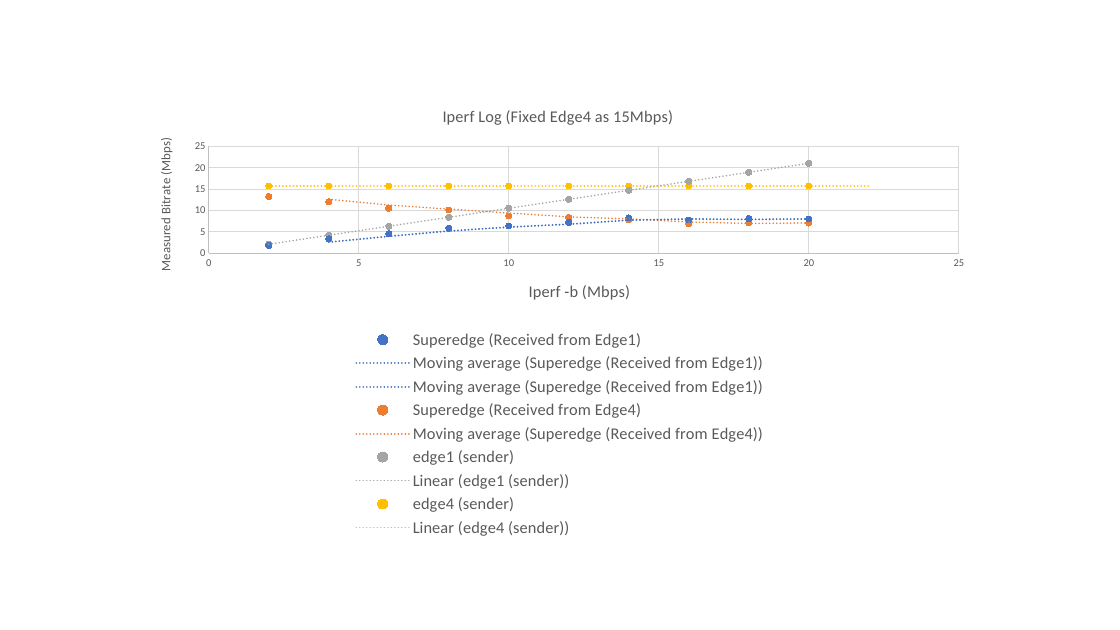
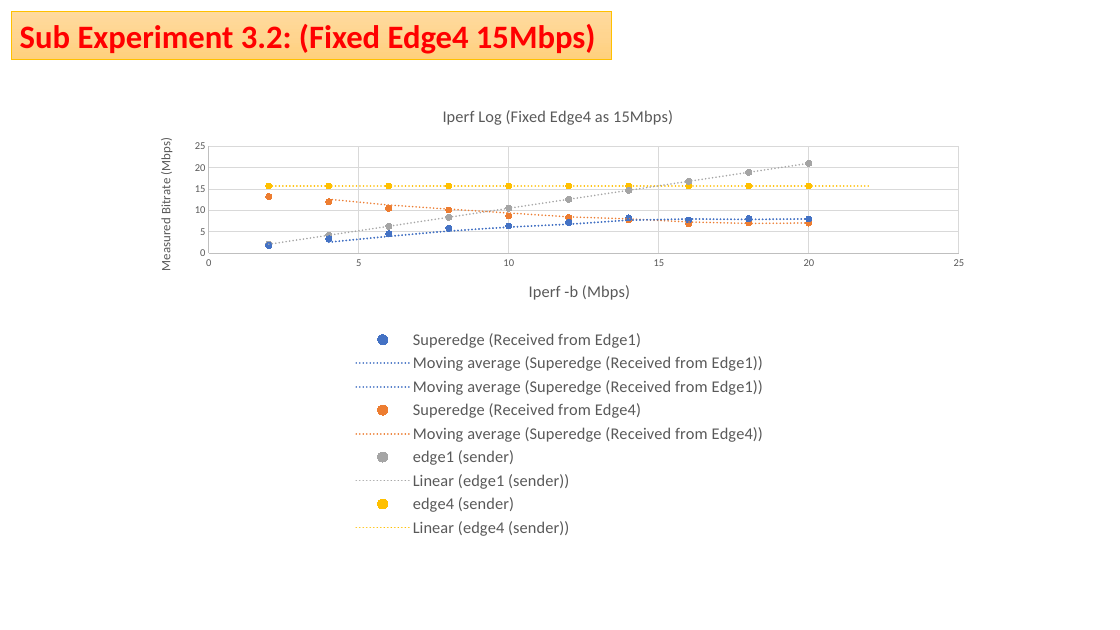
Before and after one commit to phoophoo187/Privacy_SDN_Edge_IoT, a slide deck: slide 19 of PlanB/CPU_utilization_Experiment/version2_Experiment_style/Experiment_Results.pptx. Drawn at 1120x630 pixels with LibreOffice and Linux fonts; fonts in the diff are those of the drawing. Boxes give left, top, right and bottom in pixels: in the first picture for what was removed or moved away, otherwise in the second. Text is boxed around its words. In the diff, an @@ line names an element or a change of style, - is before the commit and + after.

Commit message:
Combine all Experiment

```diff
--- a/PlanB/CPU_utilization_Experiment/version2_Experiment_style/Experiment_Results.pptx
+++ b/PlanB/CPU_utilization_Experiment/version2_Experiment_style/Experiment_Results.pptx
@@ rectangle added at <box>12,12,612,60</box>, fill gradient #FFDB9E to #FFD590 to #FFD07C, outline #FFC000 0.5 pt, 28 pt, text #FF0000, bold @@
+Sub Experiment 3.2: (Fixed Edge4 15Mbps)
```
Also in this commit, not shown: 7 other slides changed, 6 slides added, 2 other files.
